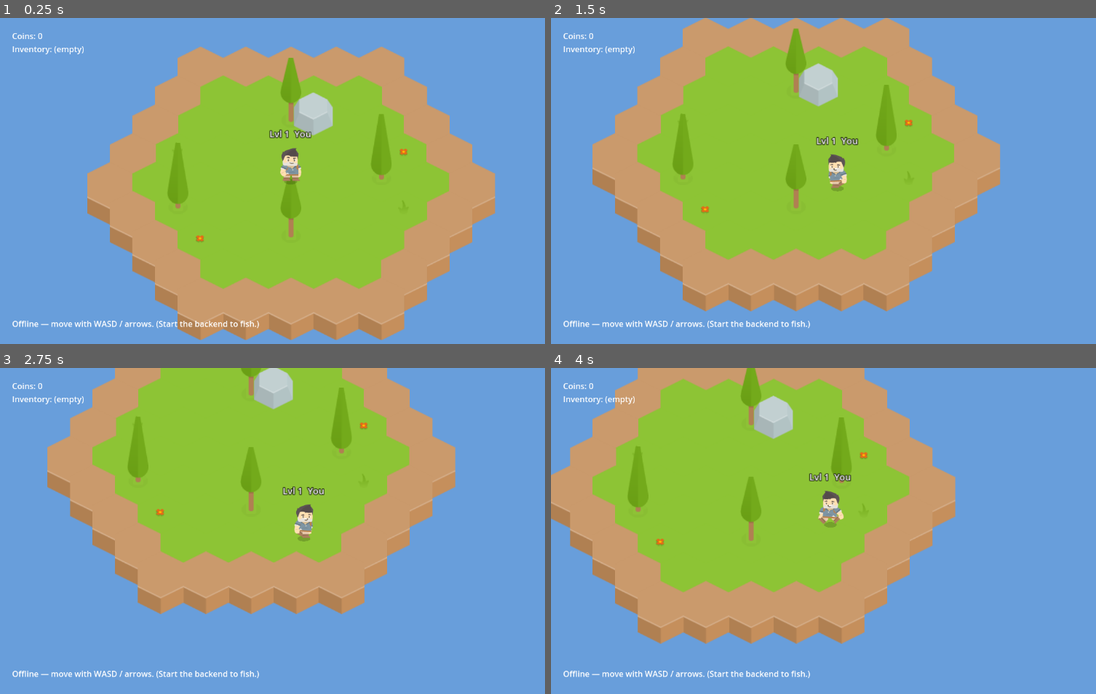
Above: before the commit, frames 1-4 (two rows, left to right).
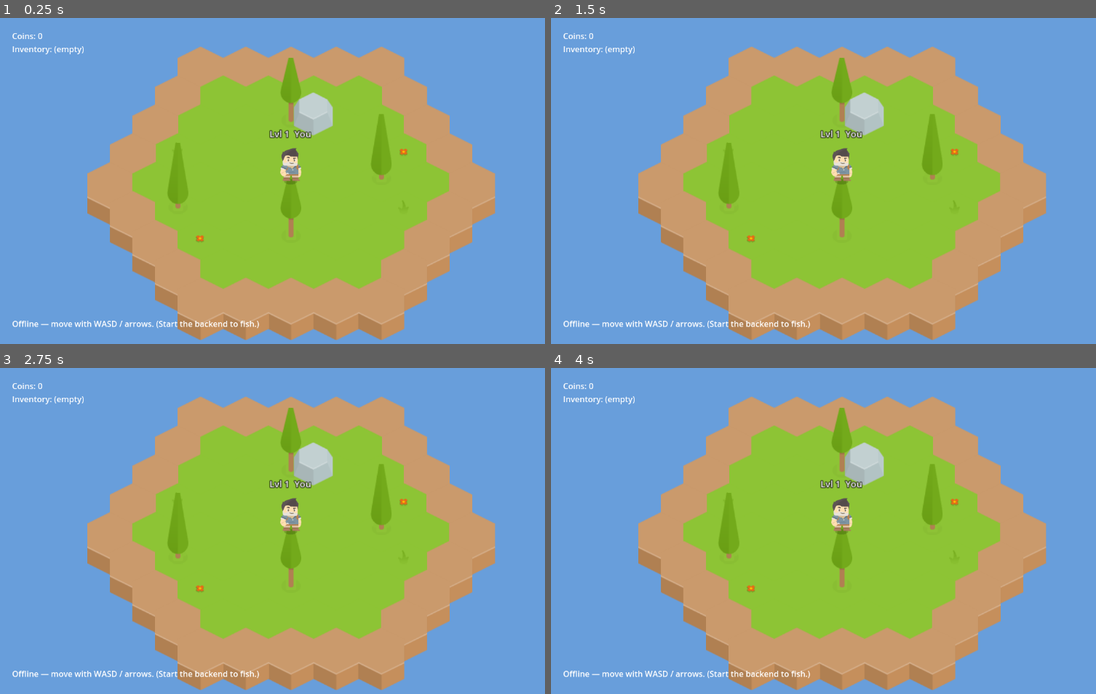
Above: after the commit, the same moments.

Repository: ClaudeDevs/SkyNomads
Game: Godot game, scene res://scenes/world.tscn
Two runs of this game, one before a commit and one after it. Both use one fixed random seed, a clock stepped at 60 frames per second and the inputs below.
Inputs (mouse positions are in pixels of both pictures, inside the frame that each line leads up to):
- Up to frame 1 (0.25 s): no input
- Up to frame 2 (1.5 s): tap Enter at 0.5 s; move the mouse to (970, 164) at 0.52 s; hold D (move_right) 0.53-1.28 s; tap E (interact) at 0.6, 1.35 s; click (970, 164) at 0.67 s; move the mouse to (725, 197) at 1.27 s; hold S (move_down) from 1.28 s (still down); click (725, 197) at 1.42 s
- Up to frame 3 (2.75 s): move the mouse to (348, 459) at 2.02 s; release S (move_down) at 2.03 s; hold D (move_right) from 2.03 s (still down); tap E (interact) at 2.1 s; click (348, 459) at 2.17 s
- Up to frame 4 (4 s): move the mouse to (812, 596) at 2.77 s; release D (move_right) at 2.78 s; hold W (move_up) 2.78-3.53 s; tap E (interact) at 2.85, 3.6 s; click (812, 596) at 2.92 s; move the mouse to (1014, 579) at 3.52 s; hold A (move_left) from 3.53 s (still down); click (1014, 579) at 3.67 s

The runs differ from the first frame. In frame 2, 39% of the frame differs, in the area x 7-91%, y 0-99%; in frame 3, 47%; in frame 4, 54%, in the area x 0-91%, y 0-99%.

Commit message:
Add files via upload

Diff:
--- a/client/scripts/entities/player.gd
+++ b/client/scripts/entities/player.gd
@@ -62,8 +62,13 @@
 	if event is InputEventMouseButton:
 		var mb := event as InputEventMouseButton
 		if mb.pressed and mb.button_index == MOUSE_BUTTON_LEFT:
-			_target = get_global_mouse_position()
-			_has_target = true
+			var ig = get_node_or_null("../IsoGround")
+			if ig:
+				var h = ig.screen_to_hex(get_global_mouse_position())
+				ig.target_hex = h
+				ig.queue_redraw()
+				_target = ig.hex_to_screen(h.x, h.y)
+				_has_target = true
 
 
 func _physics_process(delta: float) -> void:
@@ -80,15 +85,7 @@
 
 
 func _handle_movement() -> void:
-	# WASD / arrows take priority and cancel any click target.
-	var input_dir := Input.get_vector("move_left", "move_right", "move_up", "move_down")
-	if input_dir != Vector2.ZERO:
-		_has_target = false
-		velocity = _cartesian_to_isometric(input_dir).normalized() * speed
-		_state = State.MOVING
-		return
-
-	# Click-to-move: head straight for the clicked world point.
+	# Click-to-move: head straight for the clicked hex center.
 	if _has_target:
 		var to_target := _target - global_position
 		if to_target.length() > ARRIVE_DIST:
@@ -96,6 +93,10 @@
 			_state = State.MOVING
 			return
 		_has_target = false
+		var ig = get_node_or_null("../IsoGround")
+		if ig and ig.target_hex != Vector2i(999, 999):
+			ig.target_hex = Vector2i(999, 999)
+			ig.queue_redraw()
 
 	velocity = Vector2.ZERO
 	_state = State.IDLE
@@ -108,6 +109,10 @@
 func _on_gather_began() -> void:
 	_state = State.GATHERING
 	_has_target = false
+	var ig = get_node_or_null("../IsoGround")
+	if ig:
+		ig.target_hex = Vector2i(999, 999)
+		ig.queue_redraw()
 
 
 func _on_gather_ended() -> void:
--- a/client/scripts/net/net_contract.gd
+++ b/client/scripts/net/net_contract.gd
@@ -21,6 +21,10 @@
 const OP_NODE_STATE := 11
 const OP_NODES_SNAPSHOT := 12
 
+const OP_BUILD_REQUEST := 13
+const OP_BUILD_BROADCAST := 14
+const OP_ISLAND_SNAPSHOT := 15
+
 # --- Tunables (mirror of shared/constants/constants.json) ---
 const MAX_MOVE_SPEED := 120.0   # px/s, screen-space (Player.gd default speed)
 const MOVE_TOLERANCE := 8.0     # px latency slack
--- a/client/scripts/systems/iso_ground.gd
+++ b/client/scripts/systems/iso_ground.gd
@@ -27,6 +27,9 @@
 var _flower: Texture2D
 
 
+var hovered_hex := Vector2i(999, 999)
+var target_hex := Vector2i(999, 999)
+
 func _ready() -> void:
 	_grass = _load("res://assets/sprites/hex_grass.png")
 	_dirt = _load("res://assets/sprites/hex_dirt.png")
@@ -37,16 +40,48 @@
 	_flower = _load("res://assets/sprites/flower.png")
 	queue_redraw()
 
+func _process(_delta: float) -> void:
+	var h := screen_to_hex(get_global_mouse_position())
+	if h != hovered_hex:
+		hovered_hex = h
+		queue_redraw()
 
 func _load(path: String) -> Texture2D:
 	if ResourceLoader.exists(path):
 		return load(path) as Texture2D
 	return null
 
+func hex_to_screen(q: int, r: int) -> Vector2:
+	return _hex_to_screen(q, r)
+
+func screen_to_hex(pos: Vector2) -> Vector2i:
+	var x := pos.x / tile_scale
+	var y := pos.y / tile_scale
+
+	var r_f := y / E2_Y
+	var q_f := (x - E2_X * r_f) / E1_X
+
+	return _axial_round(q_f, r_f)
+
+func _axial_round(q: float, r: float) -> Vector2i:
+	var s := -q - r
+	var rq := roundi(q)
+	var rr := roundi(r)
+	var rs := roundi(s)
+
+	var q_diff := absf(rq - q)
+	var r_diff := absf(rr - r)
+	var s_diff := absf(rs - s)
+
+	if q_diff > r_diff and q_diff > s_diff:
+		rq = -rr - rs
+	elif r_diff > s_diff:
+		rr = -rq - rs
+
+	return Vector2i(rq, rr)
 
 func _hex_to_screen(q: int, r: int) -> Vector2:
 	return Vector2(E1_X * q + E2_X * r, E2_Y * r) * tile_scale
-
 
 func _draw() -> void:
 	var cells: Array = []
@@ -63,14 +98,18 @@
 		var tex := _dirt if d == radius else _grass
 		_draw_tile(tex, pos)
 
+		if c == target_hex:
+			_draw_tile(tex, pos, Color(1.0, 1.0, 0.0, 0.4))
+		elif c == hovered_hex:
+			_draw_tile(tex, pos, Color(1.0, 1.0, 1.0, 0.3))
+
 	_draw_props()
 
-
-func _draw_tile(tex: Texture2D, pos: Vector2) -> void:
+func _draw_tile(tex: Texture2D, pos: Vector2, modulate: Color = Color.WHITE) -> void:
 	if tex == null:
 		return
 	var top_left := pos - ANCHOR * tile_scale
-	draw_texture_rect(tex, Rect2(top_left, tex.get_size() * tile_scale), false)
+	draw_texture_rect(tex, Rect2(top_left, tex.get_size() * tile_scale), false, modulate)
 
 
 func _draw_sprite_at(tex: Texture2D, q: int, r: int) -> void:
